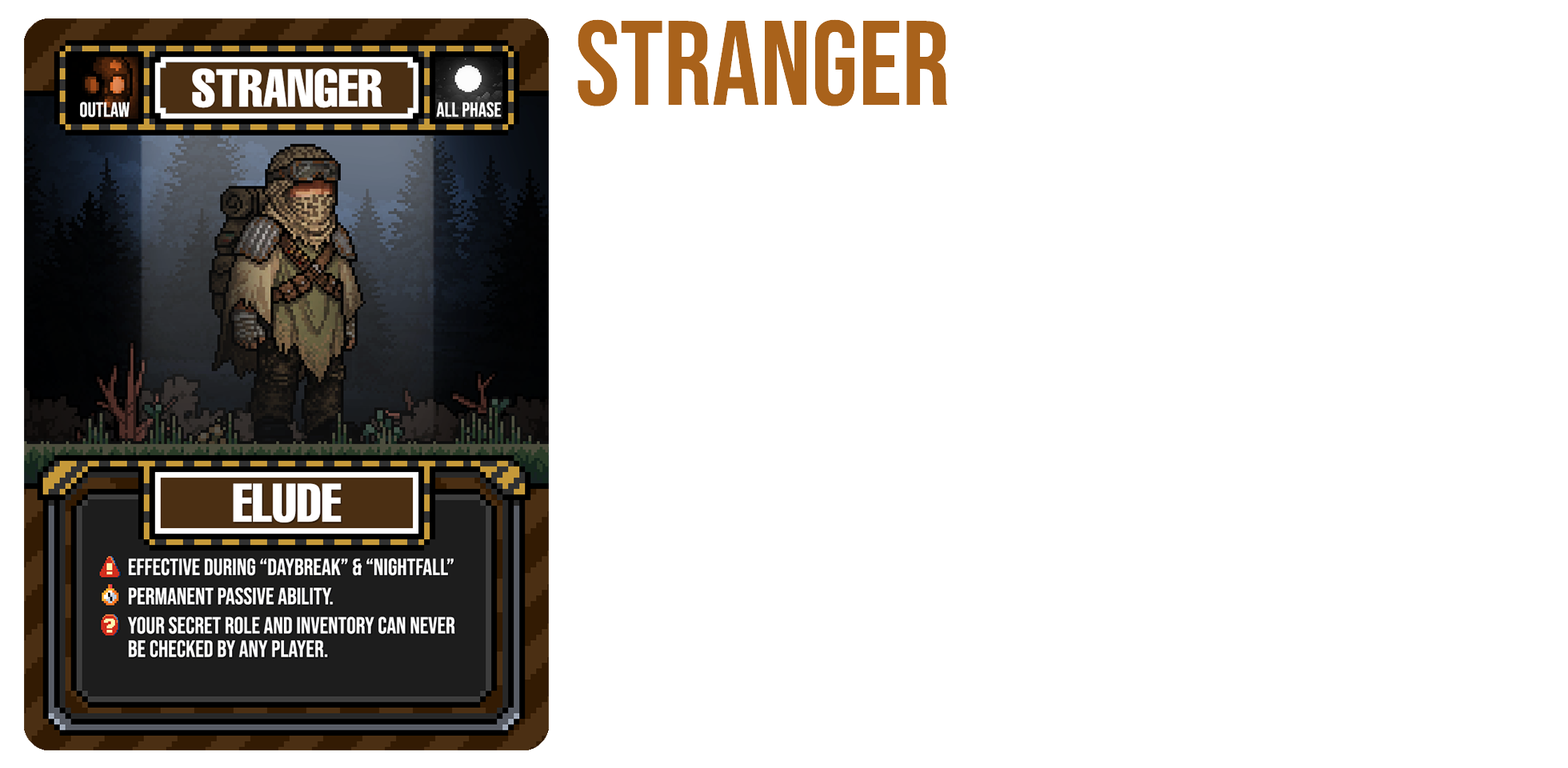
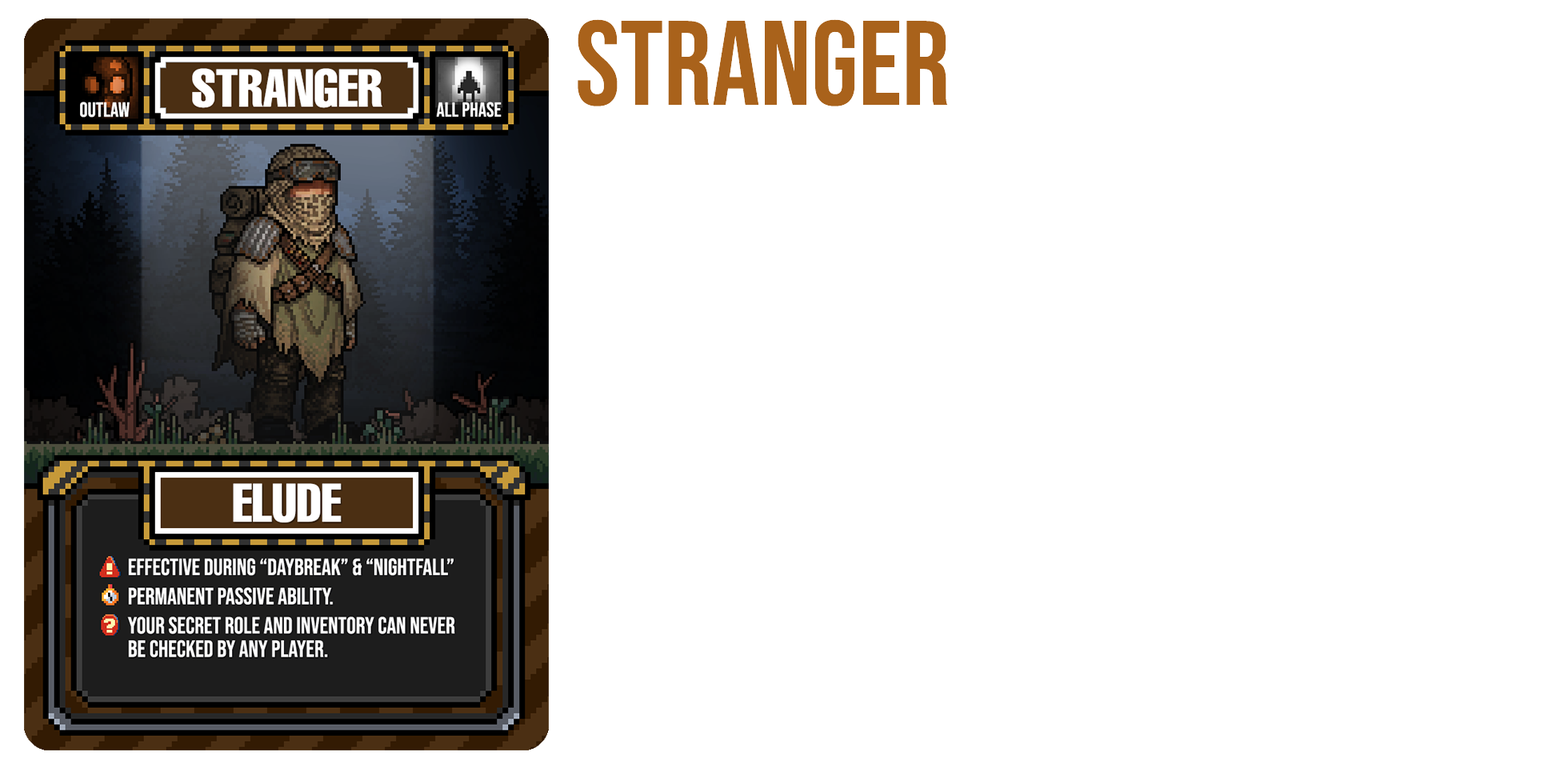
Before/after of a 1568 x 768 layered artwork. What changed in the layer stack:
painted on "Layer 5" over (x1=435, y1=56, x2=504, y2=120)